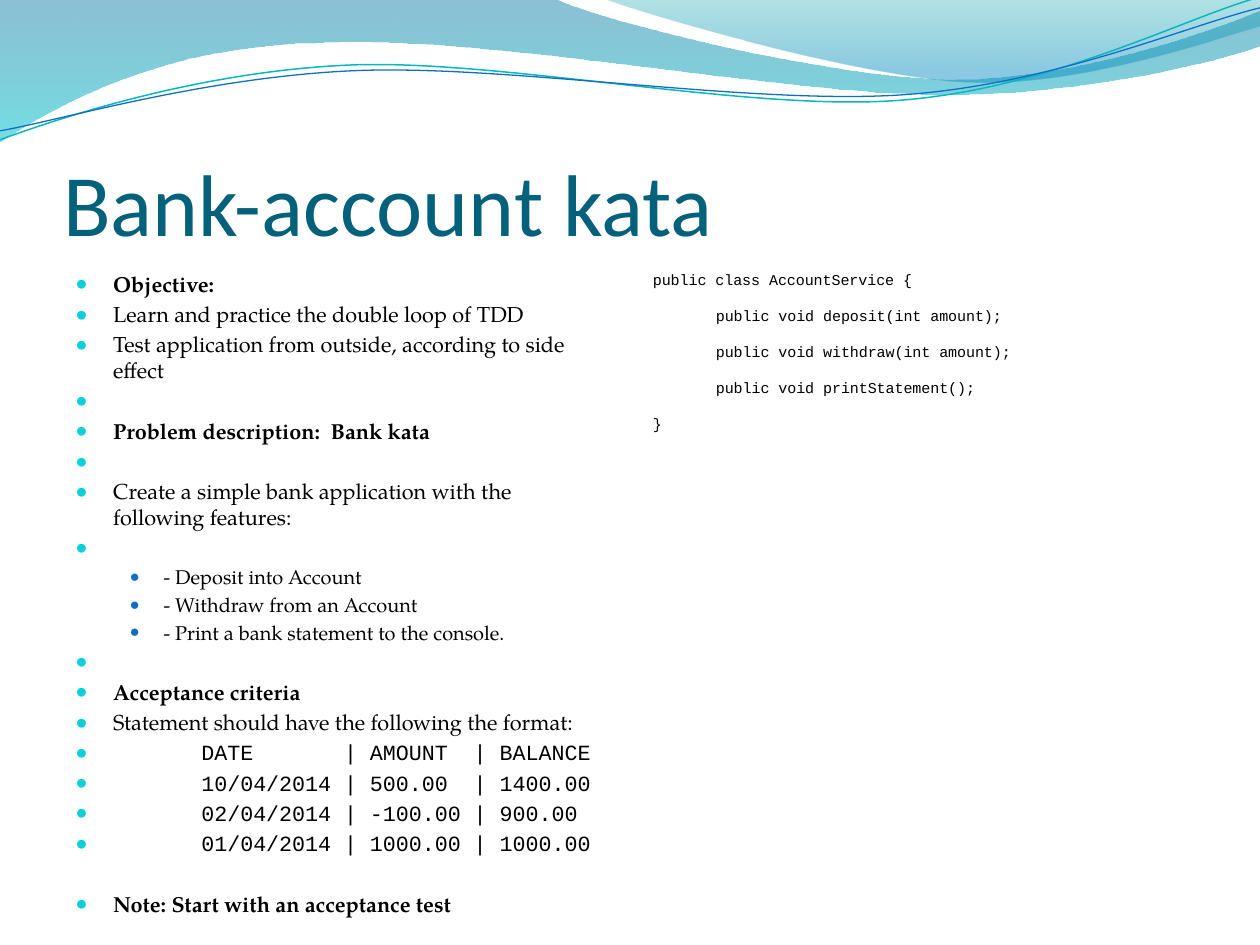
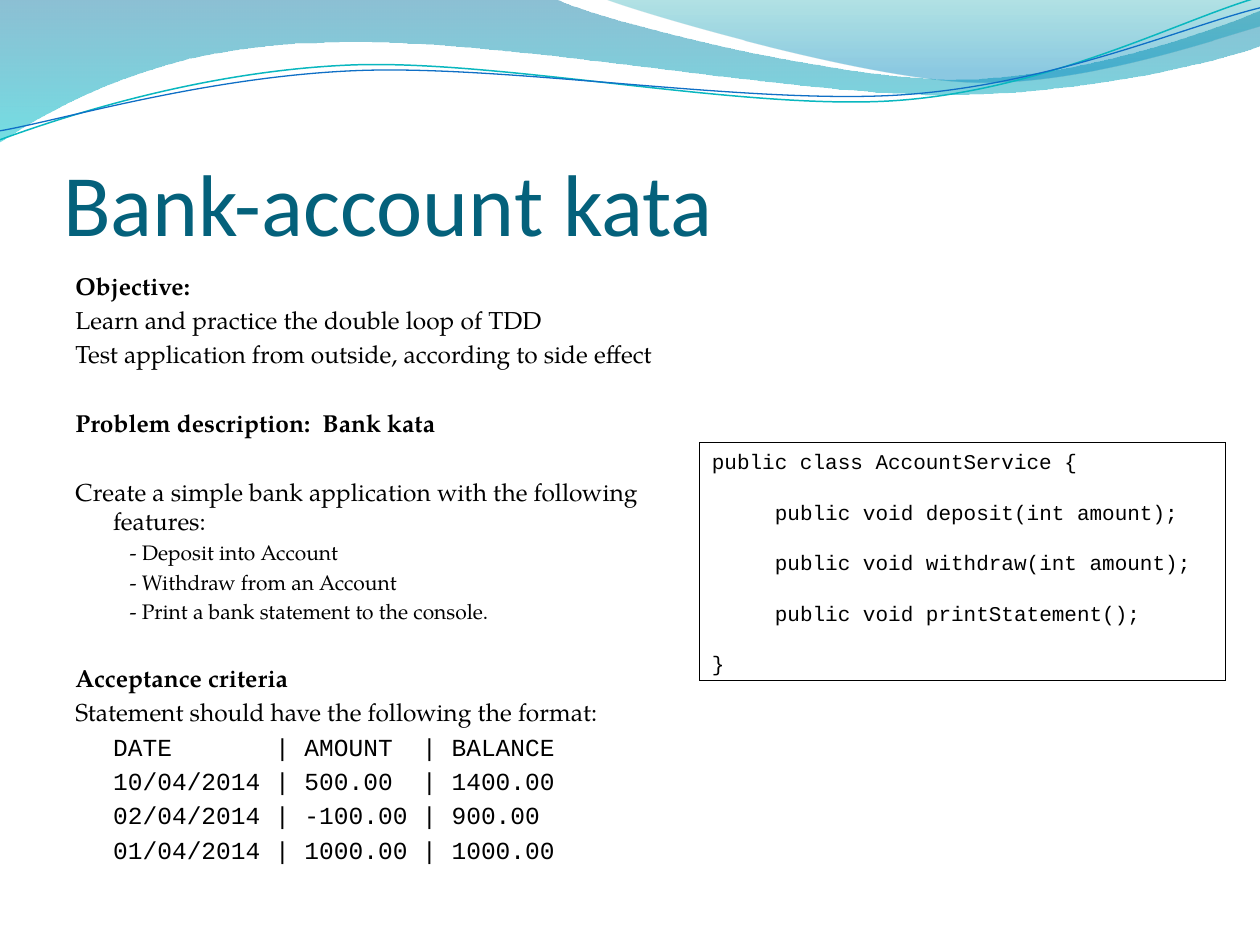
Before and after one commit to mathieucans/TDD.Trainig, a slide deck: slide 24 of docs/Introduction au TDD.2016.pptx (slide 15 before the commit). Drawn at 1260x945 pixels with LibreOffice and Linux fonts; fonts in the diff are those of the drawing; background and template pictures are left out. Boxes give left, top, right and bottom in pixels: in the first picture for what was removed or moved away, otherwise in the second. Text is boxed around its words. In the diff, an @@ line names an element or a change of style, - is before the commit and + after.

```diff
--- a/docs/Introduction au TDD.2016.pptx
+++ b/docs/Introduction au TDD.2016.pptx
@@ text at box(75, 277, 652, 860): paragraph removed @@
-● Note: Start with an acceptance test
@@ text "Objective:" at box(75, 277, 652, 860): size 12.3 to 14 pt in "Objective:", "Learn and practice the double loop of ...", "Test application from outside, according to side ...", "Problem description: Bank kata" and 7 more places; size 11.4 to 12 pt in "- Deposit into Account", "- Withdraw from an Account", "- Print a bank statement to the ..."; bullet ● to none @@
@@ text "public class AccountService {": place and size @@
-text "public class AccountService {" at box(653, 274, 1011, 396)
+text "public class AccountService {" at box(699, 442, 1225, 680)
@@ text "public class AccountService {" at box(699, 442, 1225, 680): size 8.6 to 12 pt; outline none to #000000 0.75 pt @@
```
Also in this commit, not shown: 9 other slides changed, 19 slides added, 8 slides removed.
